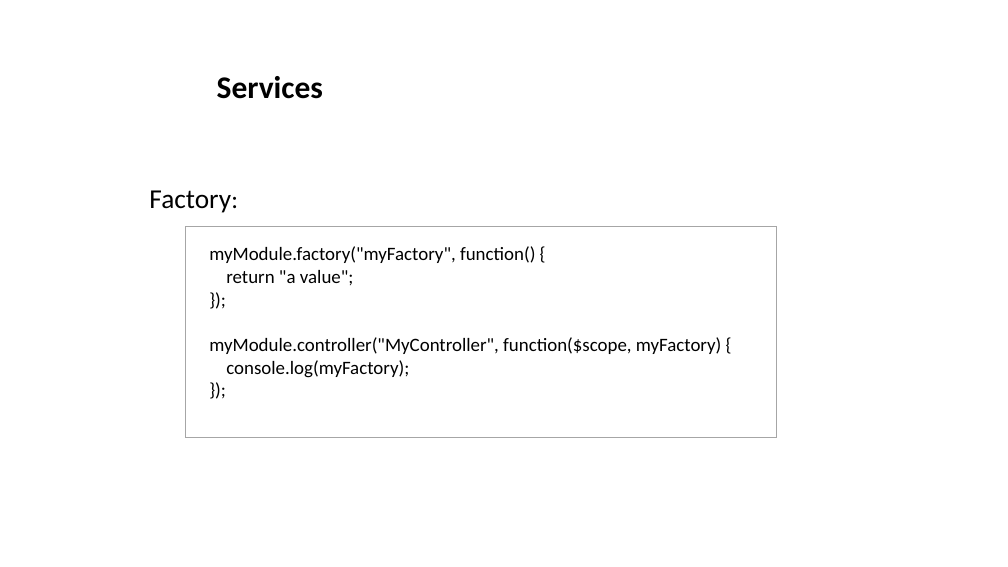
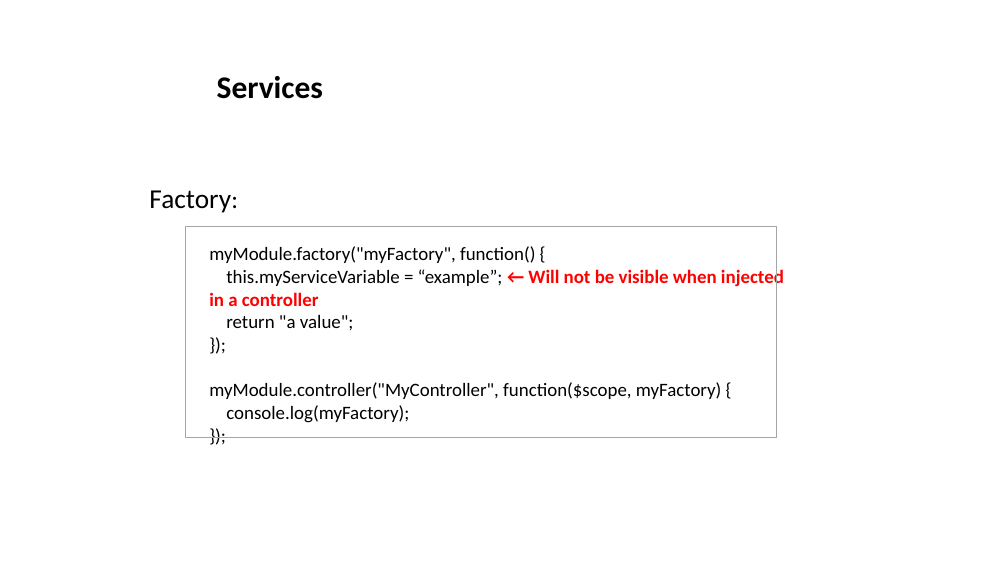
Before and after one commit to andreiapostol/FrontendDocs, a slide deck: slide 11 of Day3/Presentation 3.pptx. Drawn at 1008x567 pixels with LibreOffice and Linux fonts; fonts in the diff are those of the drawing; background and template pictures are left out. Boxes give left, top, right and bottom in pixels: in the first picture for what was removed or moved away, otherwise in the second. Text is boxed around its words. In the diff, an @@ line names an element or a change of style, - is before the commit and + after.

Commit message:
update

```diff
--- a/Day3/Presentation 3.pptx
+++ b/Day3/Presentation 3.pptx
@@ text at (209, 268, 784, 306): paragraph added @@
+this.myServiceVariable = “example”; ← Will not be visible when injected in a controller
```
Also in this commit, not shown: 1 other slide changed.
